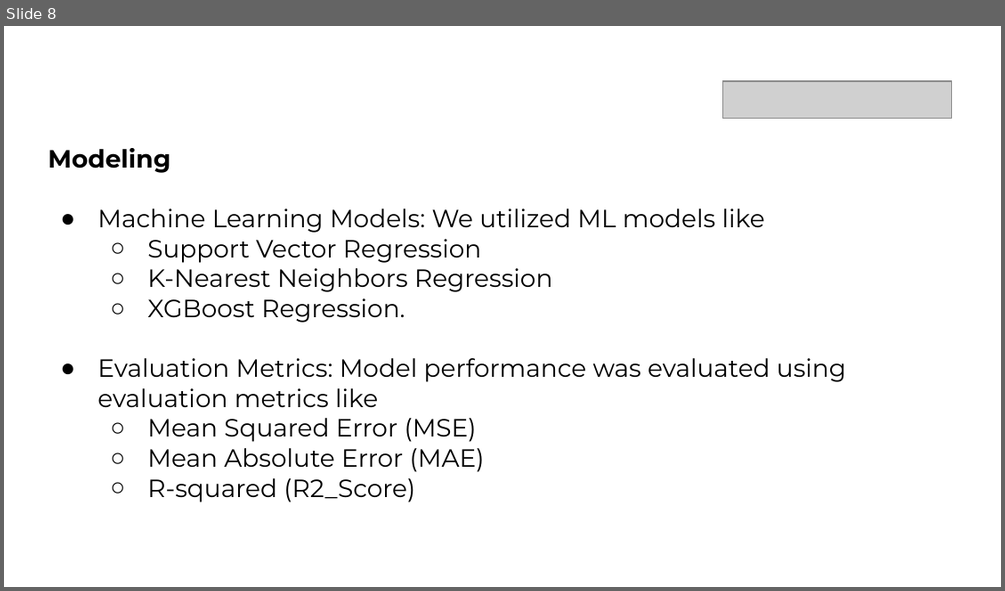
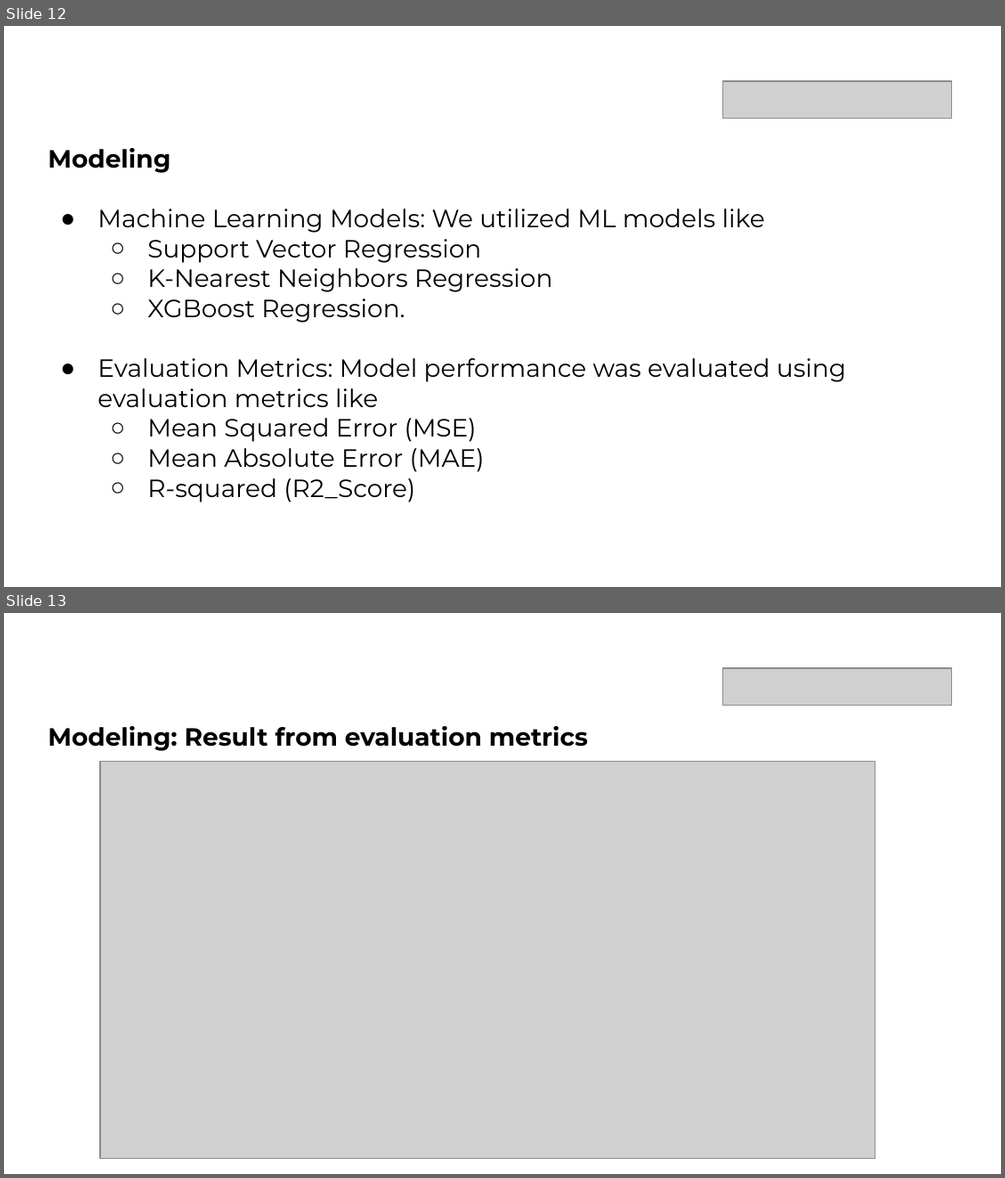
Before and after one commit to BheezPen/My-Upskilling-in-DS-and-AI-ML, a slide deck: 1st_Premier_Project/Confirmed_Deliverables/Predicting School Attendance Rate in Sub-National African Countries (Using Educational Infrastructure)_NeuralCraft.pptx. Shown one above the other, each under a label of ours: slide 8 before the commit, slides 12 and 13 after it. The pictures are 1005x591 and 1005x1178 pixels, drawn with LibreOffice and Linux fonts; fonts in the diff are those of the drawing; grey boxes stand for pictures. Boxes give left, top, right and bottom in pixels: in the first picture for what was removed or moved away, otherwise in the second. Text is boxed around its words. In the diff, an @@ line names an element or a change of style, - is before the commit and + after.

```diff
--- a/1st_Premier_Project/Confirmed_Deliverables/Predicting School Attendance Rate in Sub-National African Countries (Using Educational Infrastructure)_NeuralCraft.pptx
+++ b/1st_Premier_Project/Confirmed_Deliverables/Predicting School Attendance Rate in Sub-National African Countries (Using Educational Infrastructure)_NeuralCraft.pptx
@@ slide 13 added at [4, 613, 1001, 1174], background #FFFFFF @@
@@ picture added at [723, 668, 951, 705] @@
@@ title added at [48, 726, 588, 751], 18 pt, text #000000, bold @@
+Modeling: Result from evaluation metrics
@@ picture added at [100, 762, 874, 1159] @@
@@ what was slide 8 is now slide 12 @@
```
Also in this commit, not shown: 6 slides changed, 5 other slides added, 2 other files.
